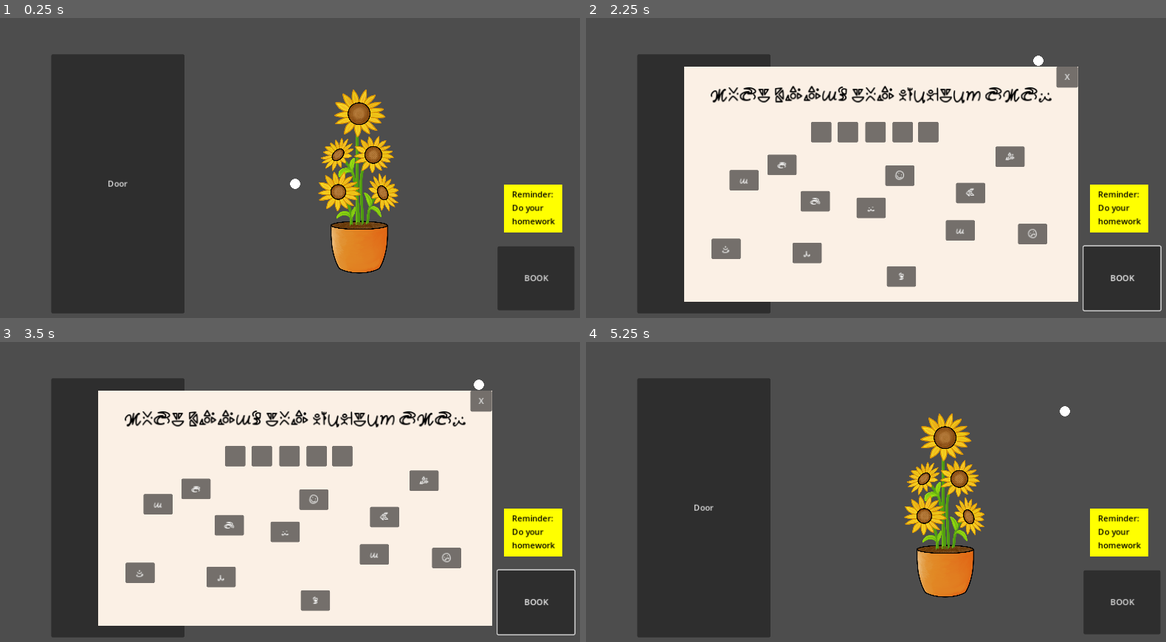
Above: before the commit, frames 1-4 (two rows, left to right).
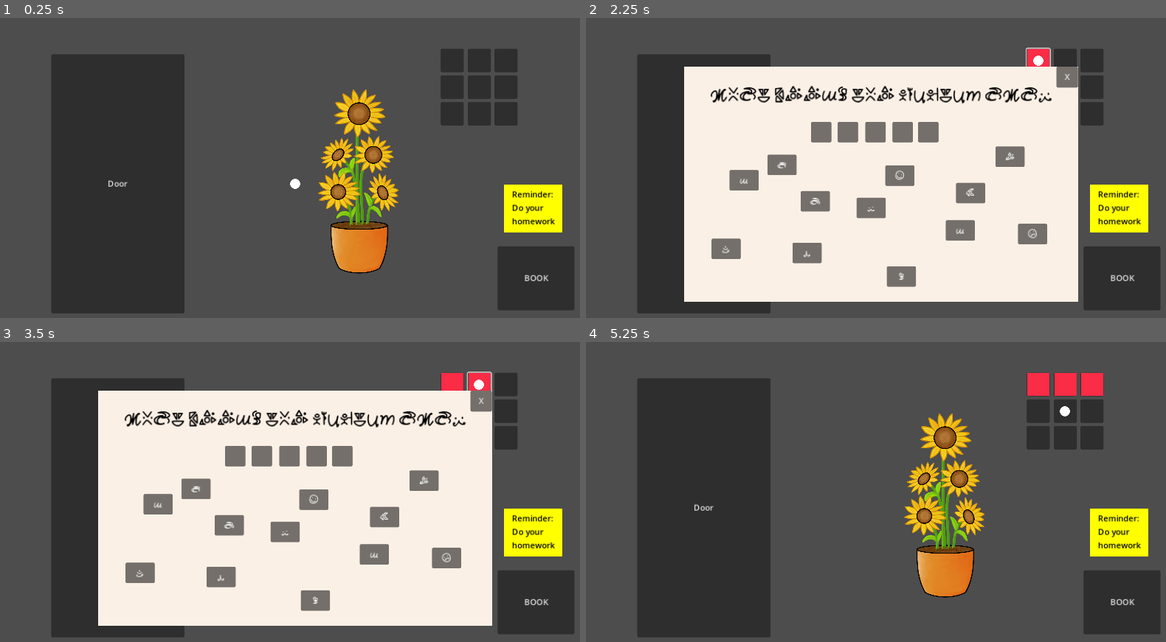
Above: after the commit, the same moments.

Repository: BoopEnthusiast/Reverie-Memory
Game: Godot game, scene res://scenes/past.tscn
Two runs of this game, one before a commit and one after it. Both use one fixed random seed, a clock stepped at 60 frames per second and the inputs below. This scene is started directly instead of the project's main scene. Sound files missing from this copy of the repository are replaced by a short silence.
Inputs (mouse positions are in pixels of both pictures, inside the frame that each line leads up to):
- Up to frame 1 (0.25 s): no input
- Up to frame 2 (2.25 s): click "BOOK" at 0.5 s; click "Door" at 1.25 s; click (1038, 60) at 2.02 s
- Up to frame 3 (3.5 s): click (481, 384) at 2.77 s
- Up to frame 4 (5.25 s): click (1090, 384) at 3.52 s; click (1038, 411) at 4.27 s; click (1067, 411) at 5.02 s

The runs differ from the first frame. In frame 1, 2.7% of the frame differs, in the area x 75-90%, y 10-36%; in frame 2, 1.6%; in frame 3, 1.6%; in frame 4, 2.7%.
Error after the commit: Invalid access to property or key 'color_changed' on a base object of type 'null instance'. (res://scenes/Button)

Commit message:
Buttonnssss

Diff:
--- /dev/null
+++ b/ColouredButtons.tscn
@@ -0,0 +1,71 @@
+[gd_scene load_steps=2 format=3 uid="uid://b5vnmcy4dln1w"]
+
+[ext_resource type="Script" path="res://scenes/Button.gd" id="1_6oyc7"]
+
+[node name="Button" type="Button"]
+offset_left = 908.0
+offset_top = 24.0
+offset_right = 953.0
+offset_bottom = 70.0
+script = ExtResource("1_6oyc7")
+
+[node name="Red" type="ColorRect" parent="."]
+visible = false
+layout_mode = 0
+offset_left = 1.0
+offset_top = 1.0
+offset_right = 44.0
+offset_bottom = 45.0
+mouse_filter = 2
+color = Color(0.980392, 0.172549, 0.27451, 1)
+
+[node name="Orange" type="ColorRect" parent="."]
+visible = false
+layout_mode = 0
+offset_left = 1.0
+offset_top = 1.0
+offset_right = 44.0
+offset_bottom = 45.0
+mouse_filter = 2
+color = Color(1, 0.540046, 0.153233, 1)
+
+[node name="Yellow" type="ColorRect" parent="."]
+visible = false
+layout_mode = 0
+offset_left = 1.0
+offset_top = 1.0
+offset_right = 44.0
+offset_bottom = 46.0
+mouse_filter = 2
+color = Color(0.920666, 0.832619, 0.308924, 1)
+
+[node name="Green" type="ColorRect" parent="."]
+visible = false
+layout_mode = 0
+offset_left = 1.0
+offset_top = 1.0
+offset_right = 44.0
+offset_bottom = 45.0
+mouse_filter = 2
+color = Color(0.383131, 0.899275, 0.410037, 1)
+
+[node name="Blue" type="ColorRect" parent="."]
+visible = false
+layout_mode = 0
+offset_left = 1.0
+offset_top = 1.0
+offset_right = 43.0
+offset_bottom = 44.0
+mouse_filter = 2
+color = Color(0.248502, 0.527743, 1, 1)
+
+[node name="Purple" type="ColorRect" parent="."]
+visible = false
+layout_mode = 0
+offset_top = 1.0
+offset_right = 43.0
+offset_bottom = 45.0
+mouse_filter = 2
+color = Color(0.720858, 0.344953, 1, 1)
+
+[connection signal="pressed" from="." to="." method="_on_pressed"]
--- /dev/null
+++ b/scenes/Button Grid.gd
@@ -0,0 +1,18 @@
+extends Control
+
+var buttons: Array[ColorButton]  = [$Button, $Button2, $Button3, $Button4, $Button5, $Button6, $Button7, $Button8, $Button9]
+var what_colors_should_be: Array[int] = [4,6,3,3,5,1,2,4,4]
+
+# Called when the node enters the scene tree for the first time.
+func _ready():
+	for button in buttons:
+		button.color_changed.connect(color_changed)
+
+
+func color_changed():
+	var is_correct = true
+	var i = 0
+	for button in buttons:
+		if not button.CurrentColour == what_colors_should_be[i]:
+			is_correct = false
+		i += 1
--- /dev/null
+++ b/scenes/Button.gd
@@ -0,0 +1,81 @@
+class_name ColorButton extends Button
+
+signal color_changed
+
+@onready var red = $Red
+@onready var orange = $Orange
+@onready var yellow = $Yellow
+@onready var green = $Green
+@onready var blue = $Blue
+@onready var purple = $Purple
+
+
+var CurrentColour = 1
+
+func _on_pressed():
+
+	color_changed.emit()
+
+	if CurrentColour == 1:
+		red.visible = true
+		orange.visible = false
+		yellow.visible = false
+		green.visible = false
+		blue.visible = false
+		purple.visible = false
+		CurrentColour = 2
+
+	else: if CurrentColour == 2:
+		red.visible = false
+		orange.visible = true
+		yellow.visible = false
+		green.visible = false
+		blue.visible = false
+		purple.visible = false
+		CurrentColour = 3
+
+	else: if CurrentColour == 3:
+		red.visible = false
+		orange.visible = false
+		yellow.visible = true
+		green.visible = false
+		blue.visible = false
+		purple.visible = false
+		CurrentColour = 4
+
+	else: if CurrentColour == 4:
+		red.visible = false
+		orange.visible = false
+		yellow.visible = false
+		green.visible = true
+		blue.visible = false
+		purple.visible = false
+		CurrentColour = 5
+
+	else: if CurrentColour == 5:
+		red.visible = false
+		orange.visible = false
+		yellow.visible = false
+		green.visible = false
+		blue.visible = true
+		purple.visible = false
+		CurrentColour = 6
+
+	else: if CurrentColour == 6:
+		red.visible = false
+		orange.visible = true
+		yellow.visible = false
+		green.visible = false
+		blue.visible = false
+		purple.visible = true
+		CurrentColour = 1
+
+
+# Called when the node enters the scene tree for the first time.
+func _ready():
+	pass # Replace with function body.
+
+
+# Called every frame. 'delta' is the elapsed time since the previous frame.
+func _process(delta):
+	pass
--- a/scenes/past.tscn
+++ b/scenes/past.tscn
@@ -1,6 +1,8 @@
-[gd_scene load_steps=6 format=3 uid="uid://byiwg4wsetanr"]
+[gd_scene load_steps=8 format=3 uid="uid://byiwg4wsetanr"]
 
 [ext_resource type="PackedScene" uid="uid://l2yq5kc1dh8n" path="res://scenes/book_screen.tscn" id="2_36bpd"]
+[ext_resource type="PackedScene" uid="uid://b5vnmcy4dln1w" path="res://ColouredButtons.tscn" id="5_h0vww"]
+[ext_resource type="Script" path="res://scenes/Button Grid.gd" id="5_jn2gl"]
 [ext_resource type="Texture2D" uid="uid://qaowkfvq7jio" path="res://resources/flowers.png" id="6_lamyr"]
 [ext_resource type="AudioStream" uid="uid://cm8ux6lm6jna6" path="res://resources/sounds/dont forget homework.mp3" id="7_434is"]
 [ext_resource type="PackedScene" uid="uid://b5tvrs24d415b" path="res://scenes/past_door_out.tscn" id="8_8rlnr"]
@@ -110,5 +112,127 @@
 Do your
 homework"
 
+[node name="Button Grid" type="Control" parent="."]
+layout_mode = 1
+anchors_preset = 8
+anchor_left = 0.5
+anchor_top = 0.5
+anchor_right = 0.5
+anchor_bottom = 0.5
+offset_left = 284.0
+offset_top = -264.0
+offset_right = 434.0
+offset_bottom = -114.0
+grow_horizontal = 2
+grow_vertical = 2
+script = ExtResource("5_jn2gl")
+
+[node name="Button" parent="Button Grid" instance=ExtResource("5_h0vww")]
+layout_mode = 1
+offset_left = 0.0
+offset_top = 0.0
+offset_right = 45.0
+offset_bottom = 46.0
+
+[node name="Button2" parent="Button Grid" instance=ExtResource("5_h0vww")]
+layout_mode = 1
+anchors_preset = 5
+anchor_left = 0.5
+anchor_right = 0.5
+offset_left = -22.5
+offset_top = 0.0
+offset_right = 22.5
+offset_bottom = 46.0
+grow_horizontal = 2
+
+[node name="Button3" parent="Button Grid" instance=ExtResource("5_h0vww")]
+layout_mode = 1
+anchors_preset = 1
+anchor_left = 1.0
+anchor_right = 1.0
+offset_left = -45.0
+offset_top = 0.0
+offset_right = 0.0
+offset_bottom = 46.0
+grow_horizontal = 0
+
+[node name="Button4" parent="Button Grid" instance=ExtResource("5_h0vww")]
+layout_mode = 1
+anchors_preset = 4
+anchor_top = 0.5
+anchor_bottom = 0.5
+offset_left = 0.0
+offset_top = -23.0
+offset_right = 45.0
+offset_bottom = 23.0
+grow_vertical = 2
+
+[node name="Button5" parent="Button Grid" instance=ExtResource("5_h0vww")]
+layout_mode = 1
+anchors_preset = 8
+anchor_left = 0.5
+anchor_top = 0.5
+anchor_right = 0.5
+anchor_bottom = 0.5
+offset_left = -22.5
+offset_top = -23.0
+offset_right = 22.5
+offset_bottom = 23.0
+grow_horizontal = 2
+grow_vertical = 2
+
+[node name="Button6" parent="Button Grid" instance=ExtResource("5_h0vww")]
+layout_mode = 1
+anchors_preset = 6
+anchor_left = 1.0
+anchor_top = 0.5
+anchor_right = 1.0
+anchor_bottom = 0.5
+offset_left = -45.0
+offset_top = -23.0
+offset_right = 0.0
+offset_bottom = 23.0
+grow_horizontal = 0
+grow_vertical = 2
+
+[node name="Button7" parent="Button Grid" instance=ExtResource("5_h0vww")]
+layout_mode = 1
+anchors_preset = 2
+anchor_top = 1.0
+anchor_bottom = 1.0
+offset_left = 0.0
+offset_top = -46.0
+offset_right = 45.0
+offset_bottom = 0.0
+grow_vertical = 0
+
+[node name="Button8" parent="Button Grid" instance=ExtResource("5_h0vww")]
+layout_mode = 1
+anchors_preset = 7
+anchor_left = 0.5
+anchor_top = 1.0
+anchor_right = 0.5
+anchor_bottom = 1.0
+offset_left = -22.5
+offset_top = -46.0
+offset_right = 22.5
+offset_bottom = 0.0
+grow_horizontal = 2
+grow_vertical = 0
+
+[node name="Button9" parent="Button Grid" instance=ExtResource("5_h0vww")]
+layout_mode = 1
+anchors_preset = 3
+anchor_left = 1.0
+anchor_top = 1.0
+anchor_right = 1.0
+anchor_bottom = 1.0
+offset_left = -45.0
+offset_top = -46.0
+offset_right = 0.0
+offset_bottom = 0.0
+grow_horizontal = 0
+grow_vertical = 0
+
 [connection signal="pressed" from="Book" to="Book" method="_on_pressed"]
 [connection signal="finished" from="HomeworkReminder" to="." method="_on_homework_reminder_finished"]
